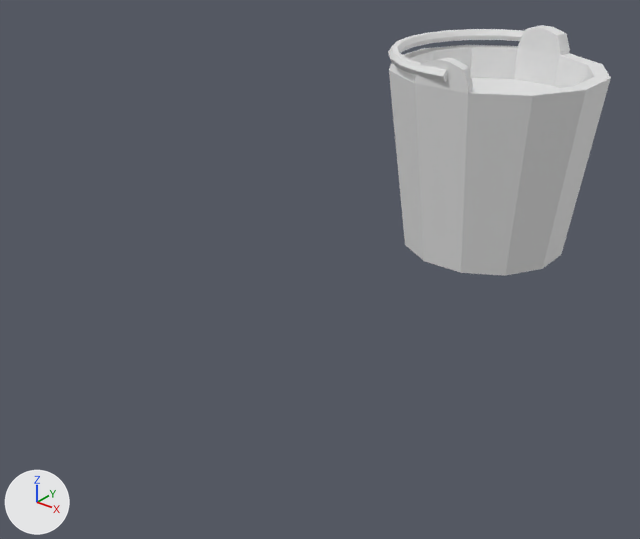
A saved change to the FBX model Assets/Art/cuboAgua.fbx.
One viewpoint serves both versions: a camera (50 mm lens) standing at (6.326, -7.596, 0.785) and looking at (5.473, -6.528, 0.123). Lighting does not change. The marker at lower left points along +X, +Y and +Z. Where no turn or scale is listed for an object, it has been applied to the vertices.
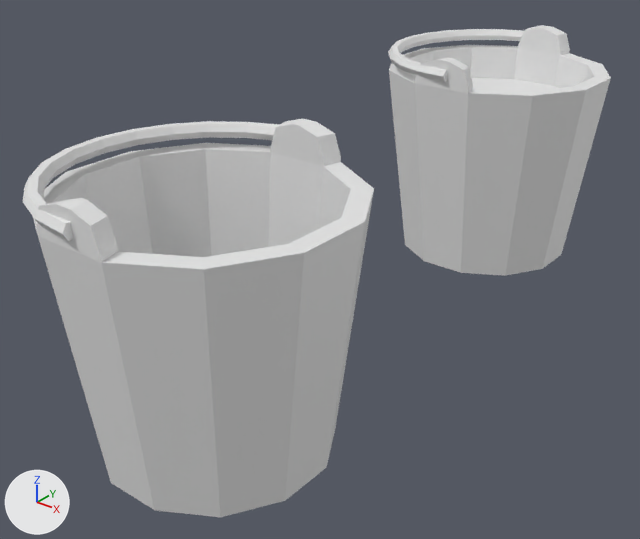
The newer file is also turned or shifted as a whole; pictures and numbers use the older file's frame.

Diff of the bpy script that builds the scene:
```diff
--- a/Assets/Art/cuboAgua.fbx.py
+++ b/Assets/Art/cuboAgua.fbx.py
@@ me_mesh_1 @@
+me_mesh_1.from_pydata(...)  # 72 vertices, 140 faces; spans x -0.211..0.211, y -0.211..0.211, z 0.0..0.428
@@ me_mesh_002_1 @@
+me_mesh_002_1.from_pydata(...)  # 78 vertices, 152 faces; spans x -0.221..0.007, y -0.221..0.221, z -0.01..0.01
@@ ob_cone007 @@
+ob_cone007 = bpy.data.objects.new('Cone007', me_mesh_1)
+ob_cone007.location = (5.55, -6.86, 0.0)
@@ ob_cylinder012 @@
+ob_cylinder012 = bpy.data.objects.new('Cylinder012', me_mesh_002_1)
+ob_cylinder012.location = (5.556, -6.862, 0.402)
```

Boxes [x1, y1, x2, y2] around the edits, measured in the pictures (640 x 539 px):
'Cone007', added
    after: [33, 118, 374, 517]
'Cylinder012', added
    after: [23, 121, 278, 241]
